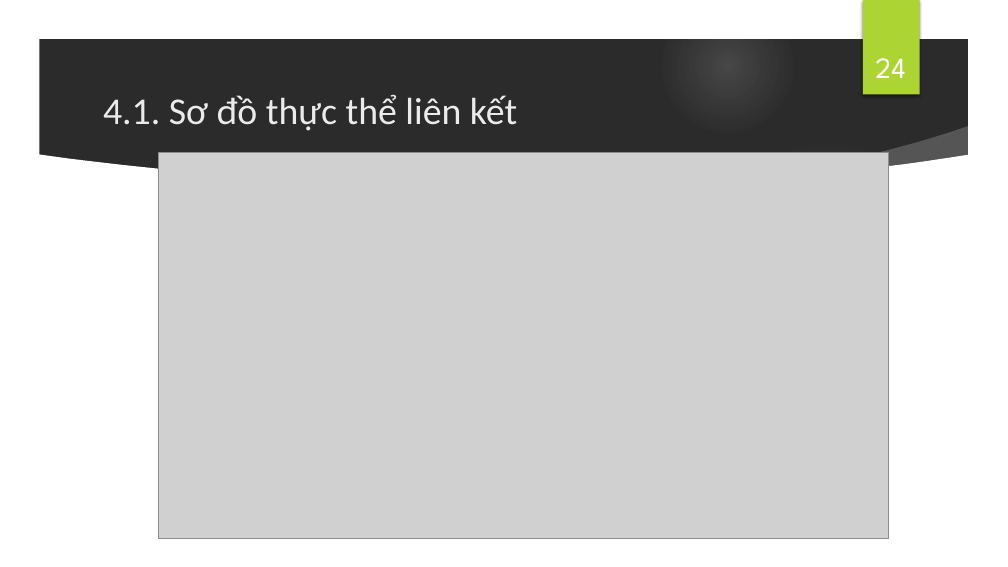
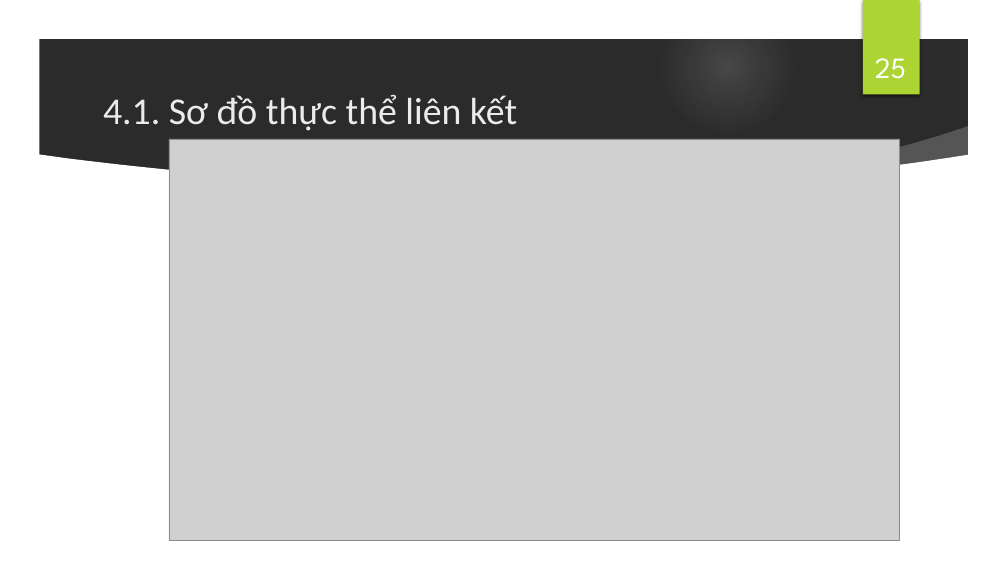
Before and after one commit to AnhtuTa/FGS, a slide deck: slide 25 of Reports/HD172_17KS _SLIDE_TaAnhTu.pptx (slide 24 before the commit). Drawn at 1008x567 pixels with LibreOffice and Linux fonts; fonts in the diff are those of the drawing; grey boxes stand for pictures; background and template pictures are left out; a plain dark background stands for a picture behind light text. Boxes give left, top, right and bottom in pixels: in the first picture for what was removed or moved away, otherwise in the second. Text is boxed around its words. In the diff, an @@ line names an element or a change of style, - is before the commit and + after.

```diff
--- a/Reports/HD172_17KS _SLIDE_TaAnhTu.pptx
+++ b/Reports/HD172_17KS _SLIDE_TaAnhTu.pptx
@@ page number at (875, 58, 906, 79): text changed @@
-24
+25
@@ picture: place and size @@
-picture at (159, 152, 889, 538)
+picture at (169, 139, 900, 541)
```
Also in this commit, not shown: 2 slides added, 9 other files.
